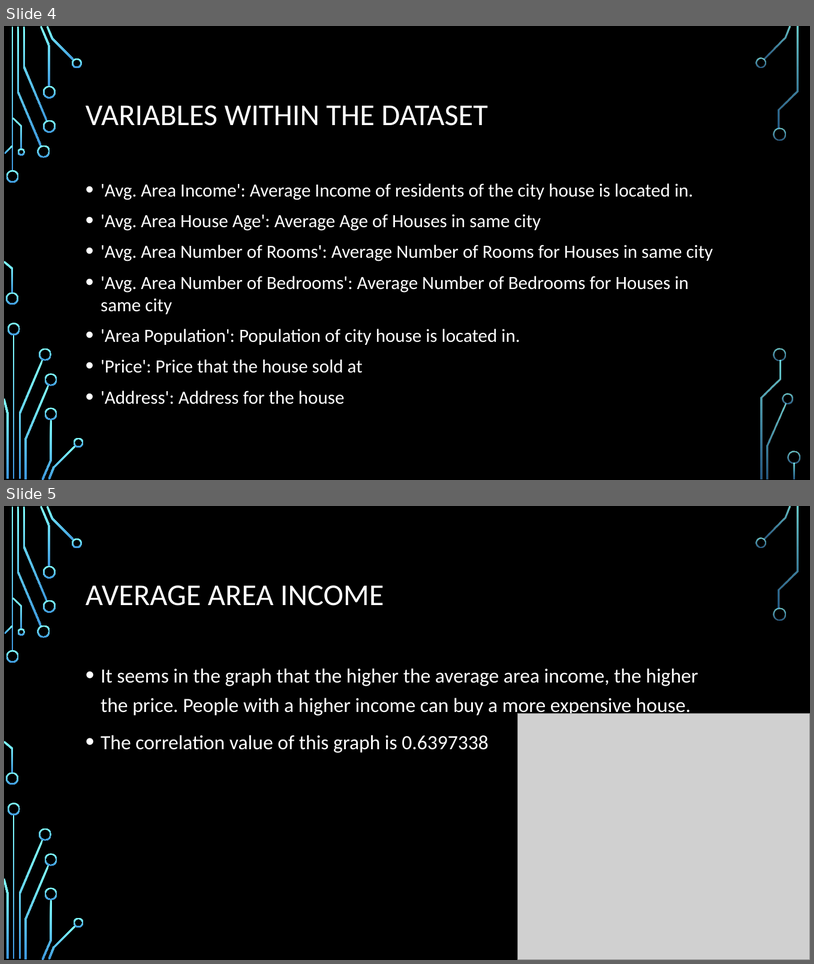
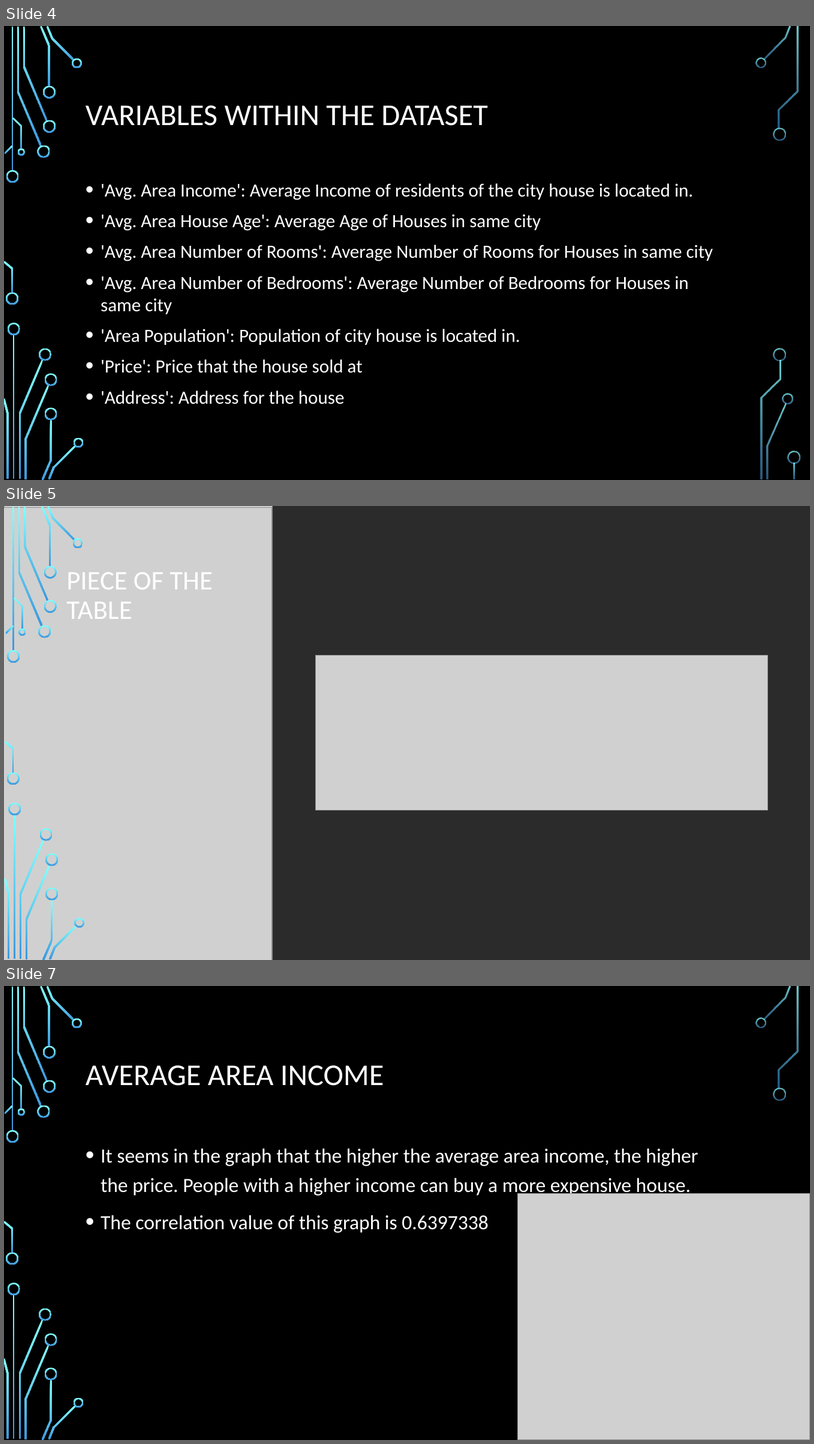
Before and after one commit to mgamerberg/Linear-Regression-USA-Housing-Price-Prediction, a slide deck: USA Housing Price Prediction.pptx. Shown one above the other, each under a label of ours: slides 4 and 5 before the commit, slides 4, 5 and 7 after it; the slides between them are not shown. The pictures are 814x964 and 814x1444 pixels, drawn with LibreOffice and Linux fonts; fonts in the diff are those of the drawing; grey boxes stand for pictures; background and template pictures are left out; a plain dark background stands for a picture behind light text. Boxes give left, top, right and bottom in pixels: in the first picture for what was removed or moved away, otherwise in the second. Text is boxed around its words. In the diff, an @@ line names an element or a change of style, - is before the commit and + after.

```diff
--- a/USA Housing Price Prediction.pptx
+++ b/USA Housing Price Prediction.pptx
@@ slide 5 added at (x1=4, y1=506, x2=810, y2=960), background picture (left out) @@
@@ rectangle added at (x1=4, y1=506, x2=810, y2=960), fill #FFFFFF @@
@@ picture added at (x1=4, y1=506, x2=273, y2=960) @@
@@ picture added at (x1=4, y1=508, x2=273, y2=960) @@
@@ title added at (x1=66, y1=572, x2=213, y2=619), 32 pt, text #FFFFFF @@
+PIECE OF THE TABLE
@@ picture added at (x1=315, y1=655, x2=768, y2=810) @@
@@ group added at (x1=4, y1=506, x2=84, y2=960): 24 freeform shapes, 2 rectangles @@
@@ group added at (x1=4, y1=506, x2=799, y2=959): 10 freeform shapes, 2 rectangles @@
@@ what was slide 5 is now slide 7 @@
```
Also in this commit, not shown: 3 slides changed, 1 other slide added.
